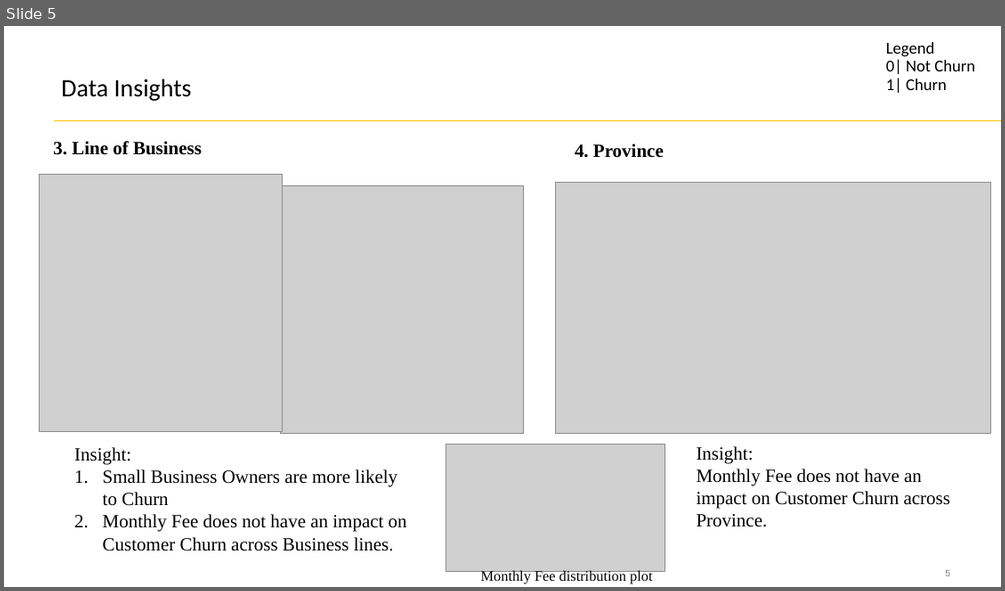
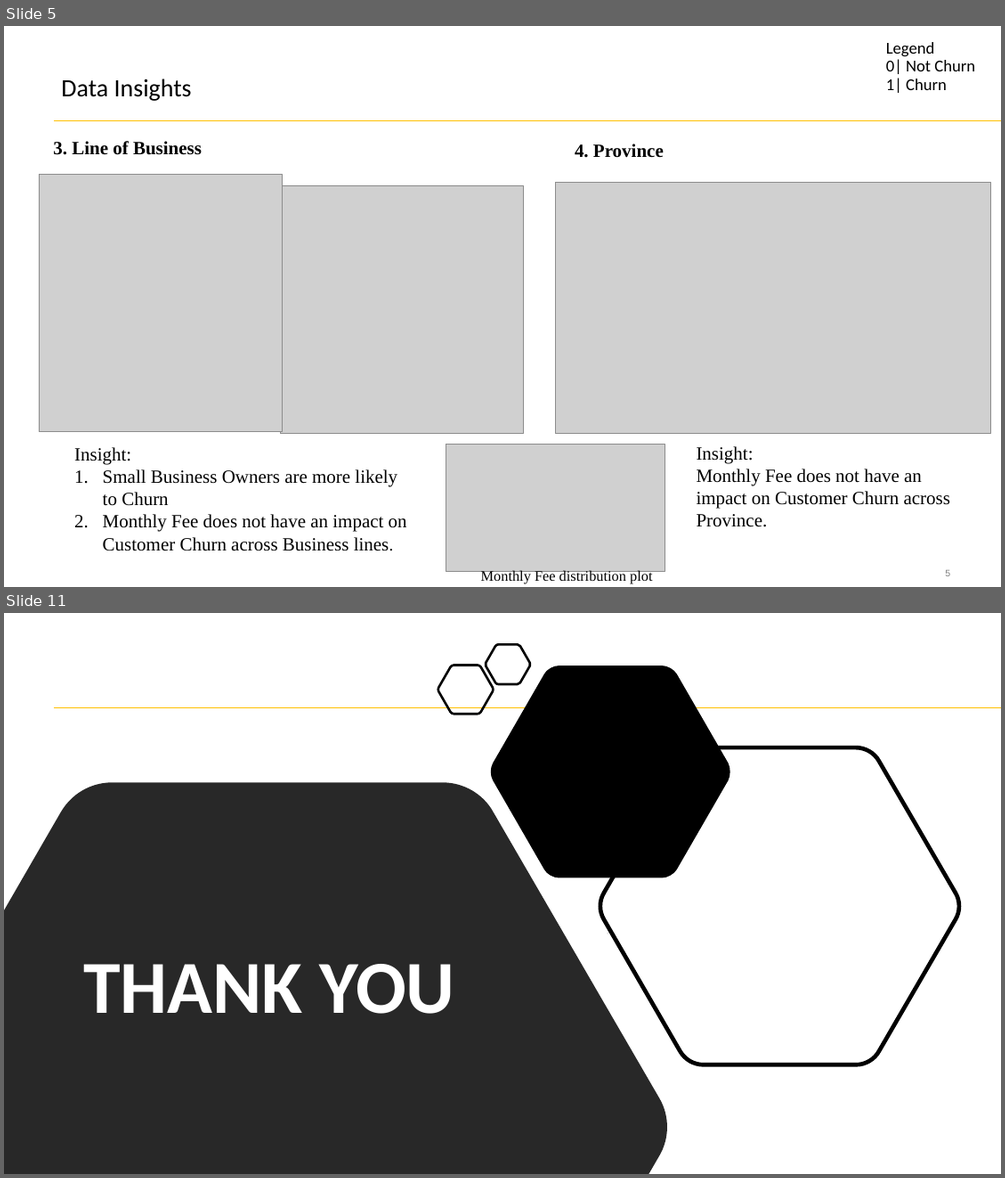
Before and after one commit to SahilM21/ChurnModelPresentation, a slide deck: Churn Model.pptx. Shown one above the other, each under a label of ours: slide 5 before the commit, slides 5 and 11 after it; the slides between them are not shown. The pictures are 1005x591 and 1005x1178 pixels, drawn with LibreOffice and Linux fonts; fonts in the diff are those of the drawing; grey boxes stand for pictures. Boxes give left, top, right and bottom in pixels: in the first picture for what was removed or moved away, otherwise in the second. Text is boxed around its words. In the diff, an @@ line names an element or a change of style, - is before the commit and + after.

```diff
--- a/Churn Model.pptx
+++ b/Churn Model.pptx
@@ slide 11 added at [4,613,1001,1174], background #FFFFFF; not listed: 1 template element that a slide beside it also shows @@
@@ freeform shape added at [437,666,493,714], outline #000000 2.25 pt @@
@@ freeform shape added at [485,644,531,684], outline #000000 2.25 pt @@
@@ freeform shape added at [491,666,730,877], fill #000000 @@
@@ freeform shape added at [599,747,961,1064], outline #000000 4 pt @@
@@ freeform shape added at [4,783,667,1174], fill #262626 @@
@@ text added at [83,964,455,1013], 72 pt, text #FFFFFF, bold @@
+THANK YOU
```
Also in this commit, not shown: 7 slides changed, 1 other slide added, 1 other file.
